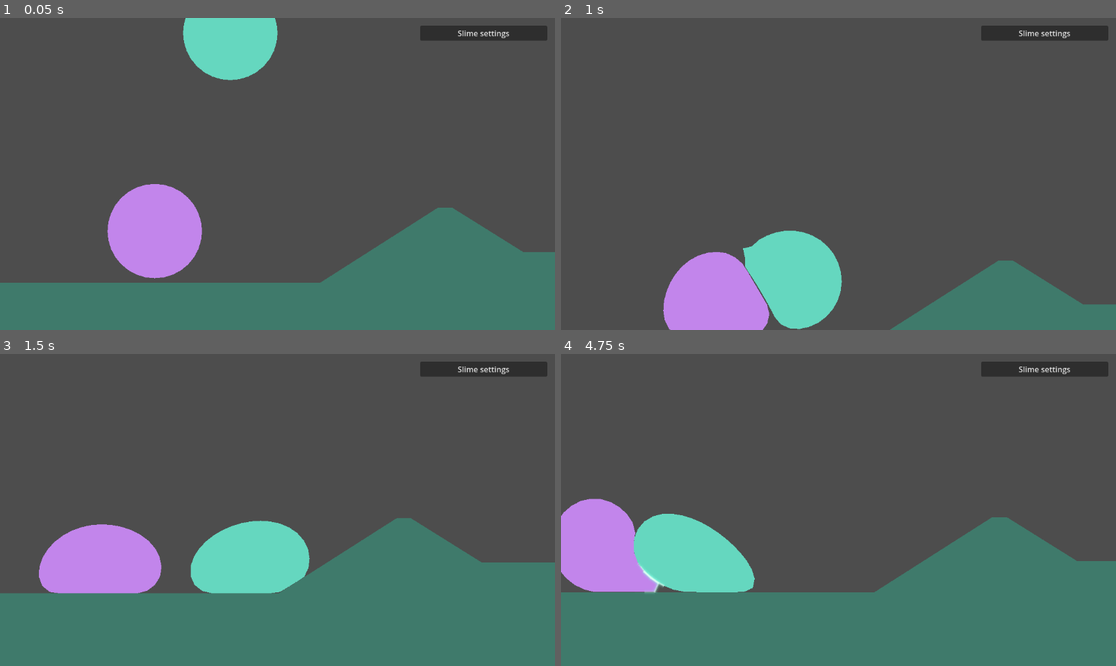
Above: before the commit, frames 1-4 (two rows, left to right).
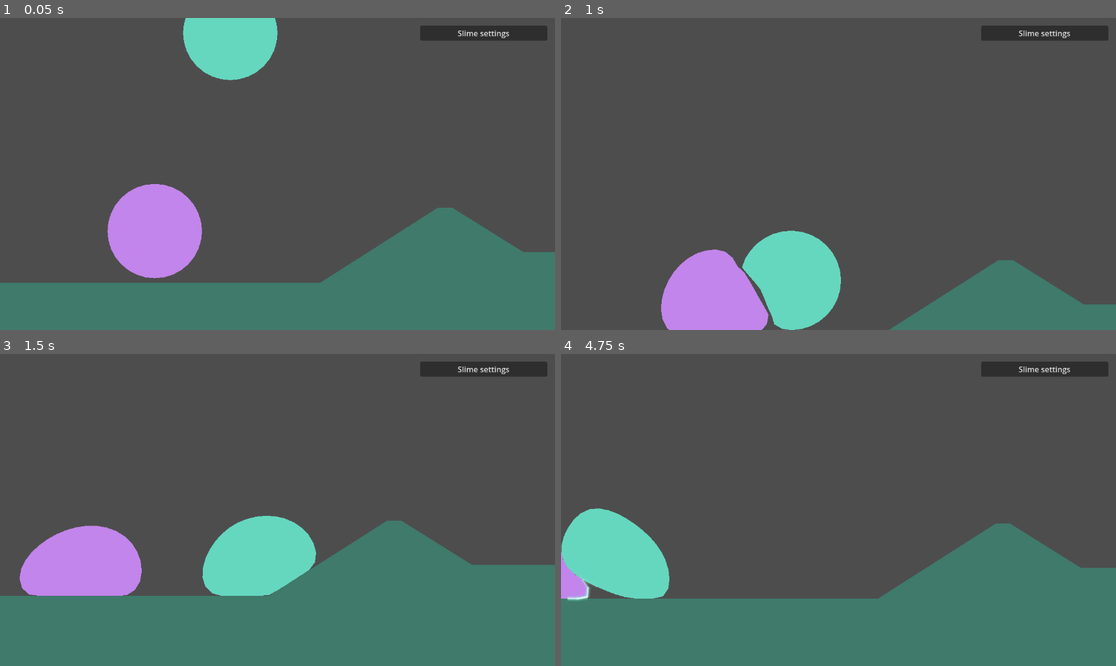
Above: after the commit, the same moments.

Repository: Argonbart/Slimebiosis
Game: Godot game, scene res://test_level/test_level.tscn
The game is run twice, just before and just after one commit, with the same random seed, the same clock (stepped at 60 frames per second) and the same inputs.
Inputs:
- Up to frame 1 (0.05 s): no input
- Up to frame 2 (1 s): hold D from 0.53 s (still down); hold E from 0.53 s (still down)
- Up to frame 3 (1.5 s): release D at 1.28 s; release E at 1.28 s; hold A from 1.28 s (still down); tap E at 1.35 s
- Up to frame 4 (4.75 s): release A at 2.03 s; hold D 2.03-2.78 s; hold E 2.03-2.78 s; hold W 2.78-3.53 s; tap E at 2.85, 4.35 s; hold E 3.53-4.28 s; hold A from 3.53 s (still down)

Frame 1 is identical in both runs. In frame 2, 0.6% of the frame differs, in the area x 18-94%, y 68-100%; in frame 3, 3.3%; in frame 4, 9.4%, in the area x 0-100%, y 46-80%.

Commit message:
Feat: Changed lots of stuff on slime

Diff:
--- a/Slimebiosis/slime/slime.gd
+++ b/Slimebiosis/slime/slime.gd
@@ -4,6 +4,9 @@
 
 
 const SOLVER_PASSES: int = 8
+const BURST_EDGE_RATIO: float = 4.0
+const BURST_DURATION: float = 2.5
+const RIGIDITY_BOOST_MULTIPLIER: float = 50.0
 
 @export_category("Components")
 @export var solid_body: StaticBody2D = null
@@ -13,26 +16,30 @@
 @export var body_color: Color = Color("#65d7bf")
 
 @export_category("Data")
-@export_range(0.0, 1500.0) var throw_strength: float = 420.0
-@export_range(8, 64) var point_count: int = 32:
+@export_range(8, 64) var points: int = 32:
 	set(value):
 		var count: int = clampi(value, 8, 64)
-		if count == point_count:
+		if count == points:
 			return
-		point_count = count
+		points = count
 		if not _points.is_empty():
 			_resample_ring()
-@export var drive_acceleration: float = 5000.0
-@export_range(12.0, 100.0) var radius: float = 100.0:
+@export_range(12.0, 100.0) var size: float = 100.0:
 	set(value):
-		var ratio: float = value / radius
-		radius = value
+		var ratio: float = value / size
+		size = value
 		_rest_edge *= ratio
 		_rest_area *= ratio * ratio
-@export_range(0.0, 1.0) var edge_strength: float = 0.5
-@export_range(0.01, 5000.0) var edge_boost_multiplier: float = 50.0
+@export_range(0.0, 1.0) var rigidity: float = 0.5
+@export var speed: float = 5000.0
+@export_range(0.25, 4.0) var weight: float = 1.0
+@export_range(0.0, 1500.0) var strength: float = 420.0
 @export_flags_2d_physics var terrain_mask: int = 1
 
+var _burst_remaining: float = 0.0
+var _burst_center: Vector2 = Vector2.ZERO
+var _droplets: PackedVector2Array = PackedVector2Array()
+var _droplet_velocities: PackedVector2Array = PackedVector2Array()
 var _held_slime: VerletSlime = null
 var _carry_spin: float = 0.0
 var _grab_indices: PackedInt32Array = PackedInt32Array()
@@ -58,8 +65,8 @@
 		_excluded_bodies.append(solid_body.get_rid())
 		solid_outline.shape = ConvexPolygonShape2D.new()
 
-	for index: int in point_count:
-		_points.append(global_position + Vector2.from_angle(TAU * index / point_count) * radius)
+	for index: int in points:
+		_points.append(global_position + Vector2.from_angle(TAU * index / points) * size)
 	_previous = _points.duplicate()
 	_clear_positions = _points.duplicate()
 	_rest_area = _signed_area()
@@ -68,6 +75,14 @@
 
 
 func _physics_process(delta: float) -> void:
+	if not _droplets.is_empty():
+		_update_burst(delta)
+		return
+
+	if _has_torn_edges():
+		_burst()
+		return
+
 	var carrying: bool = is_instance_valid(_held_slime)
 	var saved_points: PackedVector2Array = _points.duplicate() if carrying else PackedVector2Array()
 	_update_collision_exclusions()
@@ -77,31 +92,44 @@
 	_integrate(delta)
 	if is_instance_valid(_holder):
 		_follow_holder(delta)
-	var strength: float = _effective_edge_strength()
-
-	var edge_passes: int = maxi(1, ceili(strength))
-	_solve_terrain()
+	var effective_rigidity: float = _effective_rigidity()
+
+	var edge_passes: int = maxi(1, ceili(effective_rigidity))
+	_solve_terrain(true)
 	for _pass: int in SOLVER_PASSES:
 		_sweep_starts = _points.duplicate()
 		for _edge_pass: int in edge_passes:
-			_solve_edges(strength / edge_passes)
+			_solve_edges(effective_rigidity / edge_passes)
 		_solve_area()
 		_solve_terrain()
 	_sweep_starts.clear()
 	_update_solid_outline()
+	for _contact_pass: int in 3:
+		_resolve_new_slime_contacts()
+		_solve_terrain()
+		_update_solid_outline()
 	if carrying:
 		var center: Vector2 = get_center()
 		var angle: float = _ring_angle(center)
 		var previous_center: Vector2 = Vector2.ZERO
 		for point: Vector2 in saved_points:
 			previous_center += point
-		previous_center /= point_count
+		previous_center /= points
 		var previous_angle: float = _ring_angle(previous_center, saved_points)
 		_carry_spin = wrapf(angle - previous_angle, -PI, PI) / delta
+	if _has_torn_edges():
+		_burst()
 	queue_redraw()
 
 
 func _draw() -> void:
+	if not _droplets.is_empty():
+		var tint: Color = body_color
+		tint.a *= clampf(_burst_remaining * 2.0, 0.0, 1.0)
+		for droplet: Vector2 in _droplets:
+			draw_circle(to_local(droplet), clampf(size * 0.08, 3.0, 8.0), tint, true, -1.0, true)
+		return
+
 	var outline: PackedVector2Array = PackedVector2Array()
 	for point: Vector2 in _points:
 		outline.append(to_local(point))
@@ -113,6 +141,78 @@
 
 
 # -------------------------------- LOCAL FUNCTIONS ----------------------------------------
+
+
+func _has_torn_edges() -> bool:
+	var limit_squared: float = pow(_rest_edge * BURST_EDGE_RATIO, 2.0)
+	for index: int in points:
+		var next: int = (index + 1) % points
+		var following: int = (next + 1) % points
+		if _points[index].distance_squared_to(_points[next]) > limit_squared and _points[next].distance_squared_to(_points[following]) > limit_squared:
+			return true
+	return false
+
+
+func _burst() -> void:
+	_burst_center = get_center()
+	_burst_remaining = BURST_DURATION
+	_droplets = _points.duplicate()
+	_droplet_velocities.clear()
+	for point: Vector2 in _droplets:
+		_droplet_velocities.append((point - _burst_center).normalized() * 140.0 + Vector2.UP * 65.0)
+
+	if is_instance_valid(_holder):
+		_holder._held_slime = null
+		_holder = null
+	if is_instance_valid(_held_slime):
+		_held_slime._holder = null
+		_held_slime = null
+	_grab_indices.clear()
+	_grab_offsets.clear()
+	_carry_spin = 0.0
+	if solid_outline != null:
+		solid_outline.disabled = true
+	queue_redraw()
+
+
+func _update_burst(delta: float) -> void:
+	_burst_remaining -= delta
+	var gravity_step: Vector2 = _gravity_offset(delta) / delta
+	for index: int in _droplets.size():
+		_droplets[index] += _droplet_velocities[index] * delta
+		_droplet_velocities[index] += gravity_step
+	if _burst_remaining <= 0.0:
+		_try_respawn()
+	queue_redraw()
+
+
+func _try_respawn() -> void:
+	_update_collision_exclusions()
+	var clearance: CircleShape2D = CircleShape2D.new()
+	clearance.radius = size
+	var query: PhysicsShapeQueryParameters2D = PhysicsShapeQueryParameters2D.new()
+	query.shape = clearance
+	query.collision_mask = terrain_mask
+	query.exclude = _excluded_bodies
+	var space: PhysicsDirectSpaceState2D = get_world_2d().direct_space_state
+	for step: int in 16:
+		var center: Vector2 = _burst_center + Vector2.UP * (size * 2.0 + 40.0 + step * size)
+		query.transform = Transform2D(0.0, center)
+		if not space.intersect_shape(query, 1).is_empty():
+			continue
+		_points.clear()
+		for index: int in points:
+			_points.append(center + Vector2.from_angle(TAU * index / points) * size)
+		_previous = _points.duplicate()
+		_clear_positions = _points.duplicate()
+		_sweep_starts.clear()
+		_rest_area = _signed_area()
+		_rest_edge = _points[0].distance_to(_points[1])
+		_droplets.clear()
+		_update_solid_outline()
+		if solid_outline != null:
+			solid_outline.disabled = false
+		return
 
 
 func _draw_grab_glow(outline: PackedVector2Array) -> void:
@@ -150,6 +250,35 @@
 
 
 
+func _resolve_new_slime_contacts() -> void:
+	if solid_body == null:
+		return
+	var hull: PackedVector2Array = _open_hull(_points)
+	if hull.size() < 3:
+		return
+
+	for other: VerletSlime in get_tree().get_nodes_in_group("solid_slimes"):
+		if other == self or other == _holder or not other._droplets.is_empty():
+			continue
+		for index: int in other.points:
+			var point: Vector2 = other._points[index]
+			if not Geometry2D.is_point_in_polygon(point, hull):
+				continue
+			var closest: Vector2 = point
+			var distance: float = INF
+			for edge: int in hull.size():
+				var surface: Vector2 = Geometry2D.get_closest_point_to_segment(point, hull[edge], hull[(edge + 1) % hull.size()])
+				if surface.distance_squared_to(point) < distance:
+					closest = surface
+					distance = surface.distance_squared_to(point)
+			var correction: Vector2 = closest - point
+			other._points[index] = closest + correction.normalized() * 0.5
+			other._previous[index] += other._points[index] - point
+			other._clear_positions[index] = other._points[index]
+			other.queue_redraw()
+		other._update_solid_outline()
+
+
 func _open_hull(outline: PackedVector2Array) -> PackedVector2Array:
 	var hull: PackedVector2Array = Geometry2D.convex_hull(outline)
 	if hull.size() > 1 and hull[0] == hull[hull.size() - 1]:
@@ -159,29 +288,35 @@
 
 func _resample_ring() -> void:
 	var old_count: int = _points.size()
-	var points: PackedVector2Array = PackedVector2Array()
+	var resampled: PackedVector2Array = PackedVector2Array()
 	var previous: PackedVector2Array = PackedVector2Array()
-	for index: int in point_count:
-		var sample: float = float(index * old_count) / point_count
+	for index: int in points:
+		var sample: float = float(index * old_count) / points
 		var first: int = floori(sample)
 		var second: int = (first + 1) % old_count
 		var blend: float = sample - first
-		points.append(_points[first].lerp(_points[second], blend))
+		resampled.append(_points[first].lerp(_points[second], blend))
 		previous.append(_previous[first].lerp(_previous[second], blend))
 
 	if is_instance_valid(_holder):
 		var center: Vector2 = _holder.get_center()
 		var angle: float = _holder._ring_angle(center)
 		for slot: int in _grab_indices.size():
-			var index: int = roundi(float(_grab_indices[slot] * point_count) / old_count) % point_count
+			var index: int = roundi(float(_grab_indices[slot] * points) / old_count) % points
 			_grab_indices[slot] = index
-			_grab_offsets[slot] = (points[index] - center).rotated(-angle)
-
-	_points = points
+			_grab_offsets[slot] = (resampled[index] - center).rotated(-angle)
+
+	_points = resampled
 	_previous = previous
 	_clear_positions = _points.duplicate()
-	_rest_edge = 2.0 * radius * sin(PI / point_count)
-	_rest_area = 0.5 * point_count * radius * radius * sin(TAU / point_count)
+	_rest_edge = 2.0 * size * sin(PI / points)
+	_rest_area = 0.5 * points * size * size * sin(TAU / points)
+
+
+func _loaded_speed() -> float:
+	if is_instance_valid(_held_slime):
+		return speed * (strength / 420.0) / maxf(_held_slime.weight, 0.25)
+	return speed
 
 
 func _apply_contact_drive(direction: float, delta: float) -> void:
@@ -190,7 +325,8 @@
 
 	var space: PhysicsDirectSpaceState2D = get_world_2d().direct_space_state
 	var reaction: Vector2 = Vector2.ZERO
-	for index: int in point_count:
+	var acceleration: float = _loaded_speed()
+	for index: int in points:
 		var outward: Vector2 = _area_gradient(index).normalized()
 		if outward.is_zero_approx():
 			continue
@@ -202,22 +338,22 @@
 		var surface_normal: Vector2 = hit.normal
 		var tangent: Vector2 = Vector2(-outward.y, outward.x).slide(surface_normal)
 		# Grip holds part of the backward tread motion against the surface.
-		var drive: Vector2 = tangent * direction * drive_acceleration * delta * delta
+		var drive: Vector2 = tangent * direction * acceleration * delta * delta
 		_previous[index] -= drive * 0.35
-		reaction -= drive / point_count
-
-	for index: int in point_count:
+		reaction -= drive / points
+
+	for index: int in points:
 		_previous[index] -= reaction
 
 
 func _area_gradient(index: int) -> Vector2:
-	var chord: Vector2 = _points[(index + 1) % point_count] - _points[posmod(index - 1, point_count)]
+	var chord: Vector2 = _points[(index + 1) % points] - _points[posmod(index - 1, points)]
 	return Vector2(chord.y, -chord.x) * 0.5
 
 
 func _integrate(delta: float) -> void:
 	var gravity: Vector2 = _gravity_offset(delta)
-	for index: int in point_count:
+	for index: int in points:
 		var current: Vector2 = _points[index]
 		_points[index] += (current - _previous[index]) * 0.99 + gravity
 		_previous[index] = current
@@ -232,9 +368,9 @@
 func _signed_area() -> float:
 	var sum: float = 0.0
 	var origin: Vector2 = _points[0]
-	for index: int in point_count:
+	for index: int in points:
 		var a: Vector2 = _points[index] - origin
-		var b: Vector2 = _points[(index + 1) % point_count] - origin
+		var b: Vector2 = _points[(index + 1) % points] - origin
 		sum += (a.y + b.y) * (a.x - b.x)
 	return sum * 0.5
 
@@ -242,14 +378,14 @@
 func _solve_area() -> void:
 	var gradients: PackedVector2Array = PackedVector2Array()
 	var weight: float = 0.0
-	for index: int in point_count:
+	for index: int in points:
 		var outward: Vector2 = _area_gradient(index)
 		gradients.append(outward)
 		weight += outward.length_squared()
 	if weight <= 0.001:
 		return
 	var pressure: float = (_rest_area - _signed_area()) / weight
-	for index: int in point_count:
+	for index: int in points:
 		var correction: Vector2 = gradients[index] * pressure
 		_points[index] += correction
 
@@ -258,17 +394,17 @@
 	if ring.is_empty():
 		ring = _points
 	var alignment: Vector2 = Vector2.ZERO
-	for index: int in point_count:
-		var rest: Vector2 = Vector2.from_angle(TAU * index / point_count)
+	for index: int in points:
+		var rest: Vector2 = Vector2.from_angle(TAU * index / points)
 		var offset: Vector2 = ring[index] - center
 		alignment += Vector2(rest.dot(offset), rest.cross(offset))
 	return alignment.angle()
 
 
-func _effective_edge_strength() -> float:
+func _effective_rigidity() -> float:
 	if is_instance_valid(_holder):
 		return 1.0
-	return edge_strength * edge_boost_multiplier if _boosting else edge_strength
+	return rigidity * RIGIDITY_BOOST_MULTIPLIER if _boosting else rigidity
 
 
 func _follow_holder(delta: float) -> void:
@@ -284,21 +420,21 @@
 func _restore_roundness(strength: float) -> void:
 	var center: Vector2 = get_center()
 	var alignment: Vector2 = Vector2.ZERO
-	for index: int in point_count:
-		var rest: Vector2 = Vector2.from_angle(TAU * index / point_count)
+	for index: int in points:
+		var rest: Vector2 = Vector2.from_angle(TAU * index / points)
 		var offset: Vector2 = _points[index] - center
 		alignment += Vector2(rest.dot(offset), rest.cross(offset))
 
 	var angle: float = alignment.angle()
 	var correction: float = 0.65 * strength / (1.0 + strength)
-	for index: int in point_count:
-		var target: Vector2 = center + Vector2.from_angle(angle + TAU * index / point_count) * radius
+	for index: int in points:
+		var target: Vector2 = center + Vector2.from_angle(angle + TAU * index / points) * size
 		_points[index] = _points[index].lerp(target, correction)
 
 
 func _solve_edges(strength: float) -> void:
-	for index: int in point_count:
-		var next: int = (index + 1) % point_count
+	for index: int in points:
+		var next: int = (index + 1) % points
 		var edge: Vector2 = _points[next] - _points[index]
 		var length: float = edge.length()
 		if length > 0.001:
@@ -307,12 +443,12 @@
 			_points[next] -= correction
 
 
-func _solve_terrain() -> void:
+func _solve_terrain(transfer_load: bool = false) -> void:
 	var space: PhysicsDirectSpaceState2D = get_world_2d().direct_space_state
 	var overlap: PhysicsPointQueryParameters2D = PhysicsPointQueryParameters2D.new()
 	overlap.collision_mask = terrain_mask
 	overlap.exclude = _excluded_bodies
-	for index: int in point_count:
+	for index: int in points:
 		var start: Vector2 = _previous[index] if _sweep_starts.is_empty() else _sweep_starts[index]
 		var end: Vector2 = _points[index]
 		overlap.position = start
@@ -326,7 +462,17 @@
 			var hit: Dictionary = space.intersect_ray(PhysicsRayQueryParameters2D.create(start, end, terrain_mask, _excluded_bodies))
 			if not hit.is_empty():
 				var normal: Vector2 = hit.normal
-				end = hit.position + normal * 0.5
+				var surface: Vector2 = hit.position
+				if transfer_load and normal.dot(Vector2.UP) > 0.5:
+					_transfer_contact_load(hit.collider, surface, normal, end - start)
+				var contact: Vector2 = surface + normal * 0.5
+				var slide: Vector2 = (end - surface).slide(normal)
+				end = contact
+				if not slide.is_zero_approx():
+					var slide_query: PhysicsRayQueryParameters2D = PhysicsRayQueryParameters2D.create(contact, contact + slide, terrain_mask, _excluded_bodies)
+					var obstruction: Dictionary = space.intersect_ray(slide_query)
+					if obstruction.is_empty():
+						end += slide
 				var velocity: Vector2 = end - _previous[index]
 				_previous[index] += normal * minf(velocity.dot(normal), 0.0)
 
@@ -343,6 +489,21 @@
 			_clear_positions[index] = end
 
 
+func _transfer_contact_load(body: Object, contact: Vector2, normal: Vector2, travel: Vector2) -> void:
+	for support: VerletSlime in get_tree().get_nodes_in_group("solid_slimes"):
+		if support.solid_body != body or not support._droplets.is_empty():
+			continue
+
+		var closest: int = 0
+		for index: int in support.points:
+			if support._points[index].distance_squared_to(contact) < support._points[closest].distance_squared_to(contact):
+				closest = index
+		var impact: float = clampf(-travel.dot(normal), 0.0, 8.0)
+		var mass_ratio: float = weight * support.points / (maxf(support.weight, 0.25) * points)
+		support._previous[closest] += normal * impact * mass_ratio * 0.5
+		return
+
+
 func _update_collision_exclusions() -> void:
 	_excluded_bodies.clear()
 	if solid_body != null:
@@ -350,14 +511,7 @@
 	# The held slime resolves contact against the grabber.
 	if is_instance_valid(_held_slime) and _held_slime.solid_body != null:
 		_excluded_bodies.append(_held_slime.solid_body.get_rid())
-	var center: Vector2 = get_center()
-	for other: VerletSlime in get_tree().get_nodes_in_group("solid_slimes"):
-		if other == self or other == _holder or other == _held_slime:
-			continue
-		# A smaller rider resolves contact against its support, without deforming the support in return.
-		var offset: Vector2 = other.get_center() - center
-		if other.radius < radius and offset.y < -radius * 0.35 and absf(offset.x) < -offset.y:
-			_excluded_bodies.append(other.solid_body.get_rid())
+
 
 
 func _recover_contact(index: int, point: Vector2, space: PhysicsDirectSpaceState2D, overlap: PhysicsPointQueryParameters2D) -> Vector2:
@@ -411,9 +565,13 @@
 	if is_instance_valid(_held_slime):
 		var offset: Vector2 = _held_slime.get_center() - get_center()
 		var tangent: Vector2 = Vector2(-offset.y, offset.x)
-		var launch_velocity: Vector2 = offset.normalized() * throw_strength + tangent * _carry_spin
+		var impulse: Vector2 = offset.normalized() * strength
+		var launch_velocity: Vector2 = impulse / maxf(_held_slime.weight, 0.25) + tangent * _carry_spin
+		var recoil: Vector2 = -impulse / maxf(weight, 0.25) * get_physics_process_delta_time()
+		for index: int in points:
+			_previous[index] -= recoil
 		var displacement: Vector2 = launch_velocity * get_physics_process_delta_time()
-		for index: int in _held_slime.point_count:
+		for index: int in _held_slime.points:
 			var point: Vector2 = _held_slime._points[index]
 			_held_slime._previous[index] = point - displacement
 			_held_slime._clear_positions[index] = point
@@ -421,6 +579,8 @@
 		_held_slime = null
 		return
 	if not is_instance_valid(target) or target == self or is_instance_valid(_holder):
+		return
+	if not _droplets.is_empty() or not target._droplets.is_empty():
 		return
 	if is_instance_valid(target._holder) or is_instance_valid(target._held_slime):
 		return
@@ -433,7 +593,7 @@
 	var hull: PackedVector2Array = _open_hull(_points)
 	target._grab_indices.clear()
 	target._grab_offsets.clear()
-	for index: int in target.point_count:
+	for index: int in target.points:
 		var point: Vector2 = target._points[index]
 		for edge: int in hull.size():
 			var closest: Vector2 = Geometry2D.get_closest_point_to_segment(point, hull[edge], hull[(edge + 1) % hull.size()])
@@ -457,4 +617,4 @@
 	var center: Vector2 = Vector2.ZERO
 	for point: Vector2 in _points:
 		center += point
-	return center / point_count
+	return center / points
--- a/Slimebiosis/test_level/test_level.gd
+++ b/Slimebiosis/test_level/test_level.gd
@@ -7,6 +7,7 @@
 @export_category("Components")
 @export var camera: Camera2D = null
 @export var slime: VerletSlime = null
+@export var thrown_slime: VerletSlime = null
 
 @export_category("Settings")
 @export var camera_min_x: float = 380.0
@@ -52,15 +53,20 @@
 
 	var rows: VBoxContainer = VBoxContainer.new()
 	panel.add_child(rows)
-	_add_slider(rows, "Point count", "point_count", 8.0, 64.0, 1.0, "More points give the edge finer contact with terrain and cost more to simulate.")
-	_add_slider(rows, "Movement speed", "drive_acceleration", 0.0, 5000.0, 50.0, "Higher values push harder against surfaces and build rolling speed faster.")
-	_add_slider(rows, "Throw strength", "throw_strength", 0.0, 1500.0, 10.0, "Launch speed when you release a grabbed slime with E.")
-	_add_slider(rows, "Size", "radius", 12.0, 100.0, 1.0, "Changes the target radius and area.")
-	_add_slider(rows, "Edge stiffness", "edge_strength", 0.0, 1.0, 0.01, "Higher values keep neighboring points closer to their resting distance.")
-	_add_slider(rows, "Edge boost (W)", "edge_boost_multiplier", 0.01, 50.0, 0.1, "Multiplies edge stiffness while you hold W.")
+	_add_slider(rows, "Points", "points", 8.0, 64.0, 1.0, "More points give finer contact with terrain.")
+	_add_slider(rows, "Size", "size", 12.0, 500.0, 1.0, "Changes the target size and area.")
+	_add_slider(rows, "Rigidity", "rigidity", 0.0, 1.0, 0.01, "Lower values let the slime squeeze and bend.")
+	_add_slider(rows, "Speed", "speed", 0.0, 5000.0, 50.0, "Higher values build rolling speed faster.")
+	_add_slider(rows, "Weight", "weight", 0.25, 4.0, 0.05, "How hard this slime is to rotate or throw when grabbed.")
+	if thrown_slime != null:
+		_add_slider(rows, "Held slime weight", "weight", 0.25, 4.0, 0.05, "Higher weight makes the held slime harder to rotate and throw.", thrown_slime)
+	_add_slider(rows, "Strength", "strength", 0.0, 1500.0, 10.0, "More strength helps rotate held slimes and throw them faster.")
 
 
-func _add_slider(rows: VBoxContainer, caption: String, property: StringName, minimum: float, maximum: float, step: float, help: String) -> void:
+func _add_slider(rows: VBoxContainer, caption: String, property: StringName, minimum: float, maximum: float, step: float, help: String, target: VerletSlime = null) -> void:
+	if target == null:
+		target = slime
+
 	var label: Label = Label.new()
 	rows.add_child(label)
 
@@ -68,11 +74,11 @@
 	slider.min_value = minimum
 	slider.max_value = maximum
 	slider.step = step
-	slider.value = slime.get(property)
+	slider.value = target.get(property)
 	slider.focus_mode = Control.FOCUS_NONE
 	rows.add_child(slider)
 	label.text = "%s  %s" % [caption, slider.value]
-	slider.value_changed.connect(_update_setting.bind(property, caption, label))
+	slider.value_changed.connect(_update_setting.bind(target, property, caption, label))
 
 	var description: Label = Label.new()
 	description.text = help
@@ -81,9 +87,9 @@
 	rows.add_child(description)
 
 
-func _update_setting(value: float, property: StringName, caption: String, label: Label) -> void:
-	if property == &"point_count":
-		slime.point_count = int(value)
+func _update_setting(value: float, target: VerletSlime, property: StringName, caption: String, label: Label) -> void:
+	if property == &"points":
+		target.points = int(value)
 	else:
-		slime.set(property, value)
+		target.set(property, value)
 	label.text = "%s  %s" % [caption, value]
